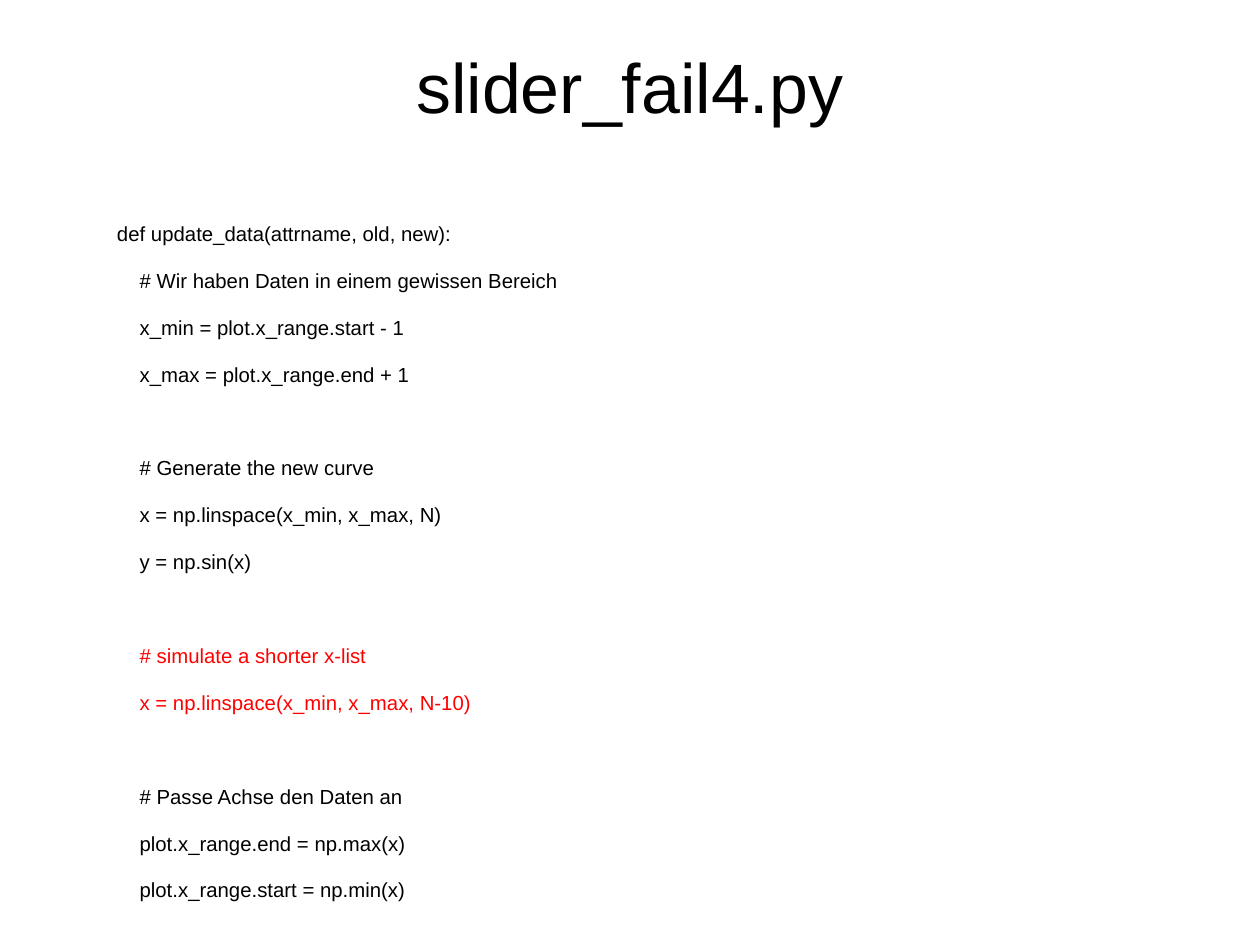
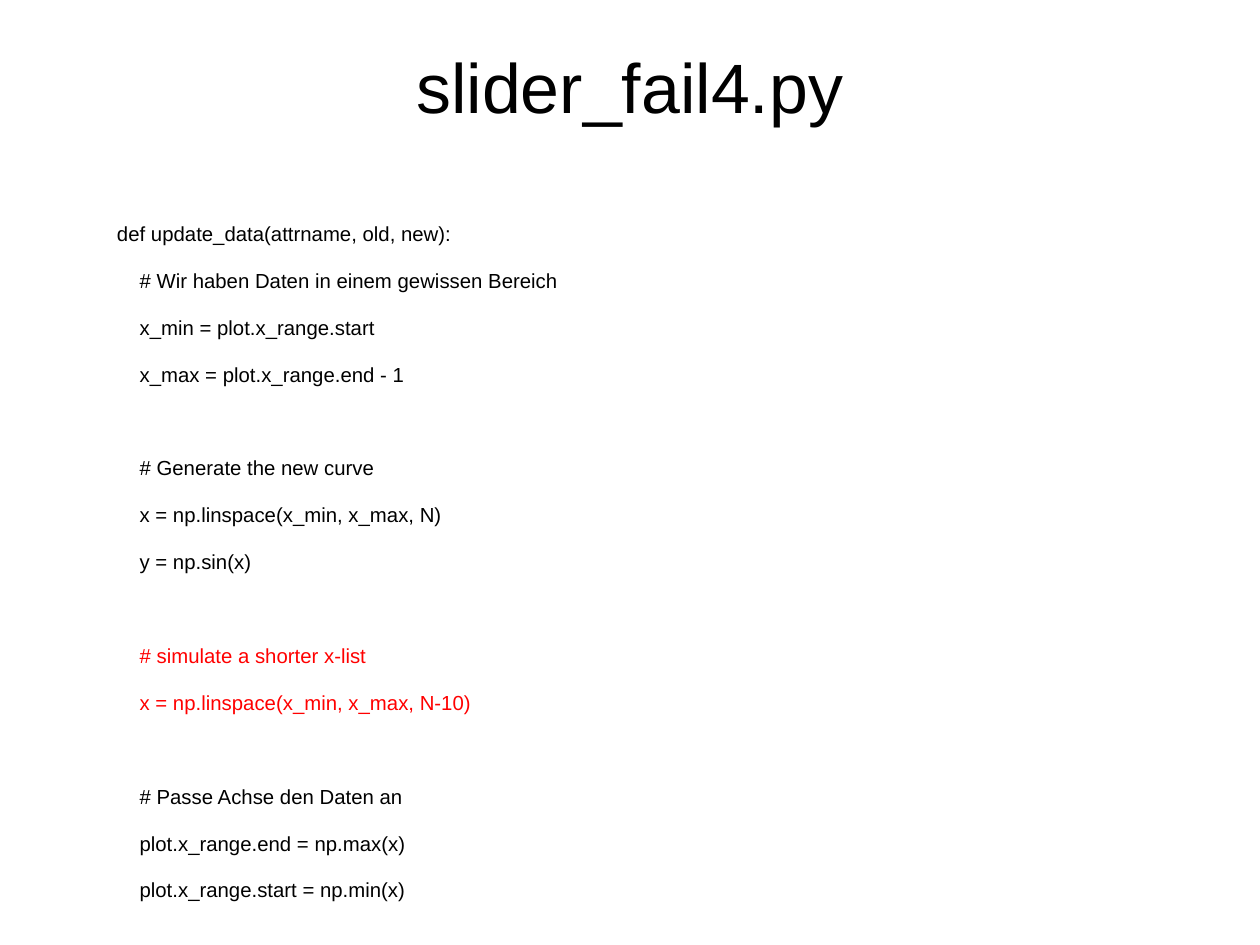
Before and after one commit to Inqbus/python_summit, a slide deck: slide 66 of vortrag/bokeh_sandra.odp (slide 63 before the commit). Drawn at 1260x945 pixels with LibreOffice and Linux fonts; fonts in the diff are those of the drawing. Boxes give left, top, right and bottom in pixels: in the first picture for what was removed or moved away, otherwise in the second. Text is boxed around its words. In the diff, an @@ line names an element or a change of style, - is before the commit and + after.

```diff
--- a/vortrag/bokeh_sandra.odp
+++ b/vortrag/bokeh_sandra.odp
@@ text at bbox=[140, 320, 404, 387]: text changed @@
-x_min = plot.x_range.start - 1
-x_max = plot.x_range.end + 1
+x_min = plot.x_range.start
+x_max = plot.x_range.end - 1
```
Also in this commit, not shown: 9 other slides changed, 4 slides added, 1 slide removed, 5 other files.
